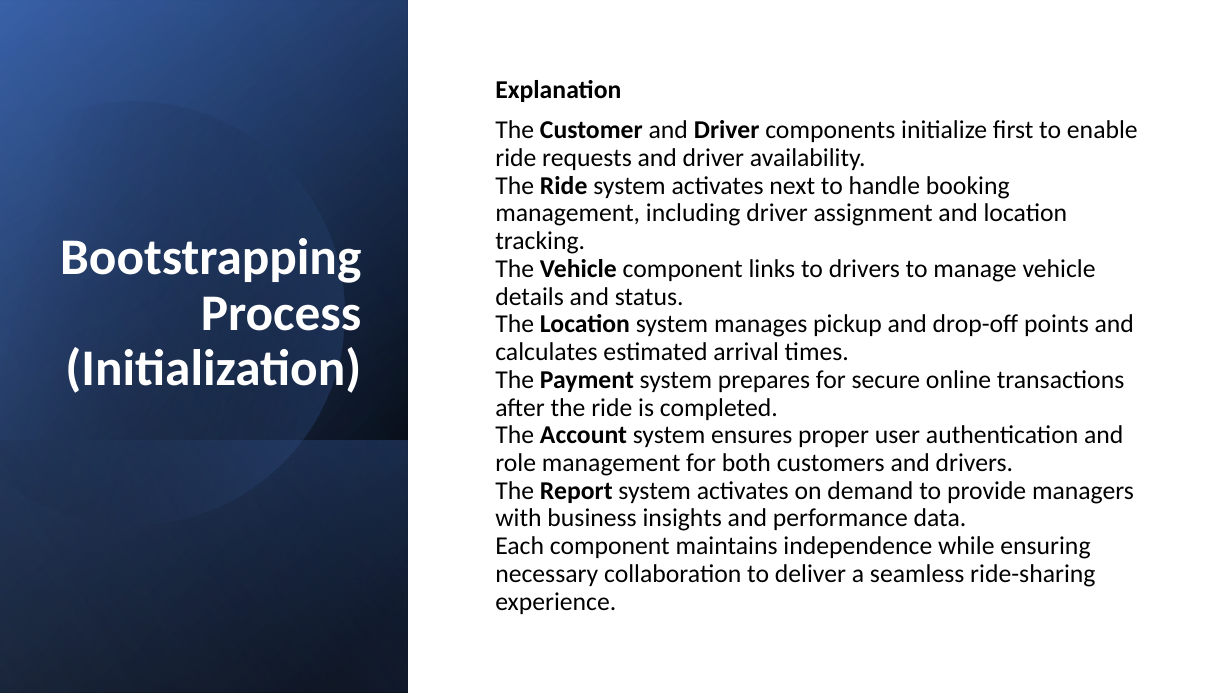
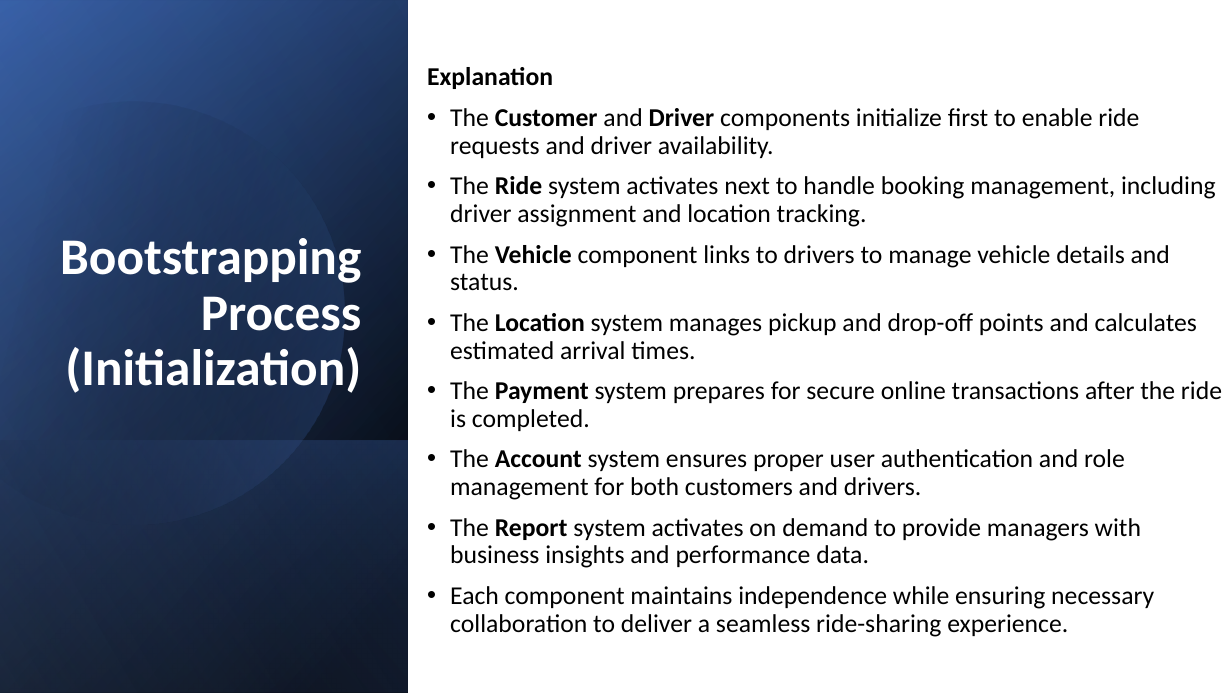
Before and after one commit to CheetoBuri/SE_SmartRide, a slide deck: slide 25 of 523K0010_523K0013.pptx. Drawn at 1232x693 pixels with LibreOffice and Linux fonts; fonts in the diff are those of the drawing. Boxes give left, top, right and bottom in pixels: in the first picture for what was removed or moved away, otherwise in the second. Text is boxed around its words. In the diff, an @@ line names an element or a change of style, - is before the commit and + after.

Commit message:
update pptx file

```diff
--- a/523K0010_523K0013.pptx
+++ b/523K0010_523K0013.pptx
@@ text "Explanation" moved from (x1=495, y1=80, x2=1138, y2=614) to (x1=427, y1=67, x2=1222, y2=637) @@
@@ text at (x1=450, y1=108, x2=1222, y2=637): text changed @@
-The Customer and Driver components initialize first to enable ride requests and driver availability.
-The Ride system activates next to handle booking management, including driver assignment and location tracking.
-The Vehicle component links to drivers to manage vehicle details and status.
-The Location system manages pickup and drop-off points and calculates estimated arrival times.
-The Payment system prepares for secure online transactions after the ride is completed.
-The Account system ensures proper user authentication and role management for both customers and drivers.
-The Report system activates on demand to provide managers with business insights and performance data.
-Each component maintains independence while ensuring necessary collaboration to deliver a seamless ride-sharing experience.
+• The Customer and Driver components initialize first to enable ride requests and driver availability.
+• The Ride system activates next to handle booking management, including driver assignment and location tracking.
+• The Vehicle component links to drivers to manage vehicle details and status.
+• The Location system manages pickup and drop-off points and calculates estimated arrival times.
+• The Payment system prepares for secure online transactions after the ride is completed.
+• The Account system ensures proper user authentication and role management for both customers and drivers.
+• The Report system activates on demand to provide managers with business insights and performance data.
+• Each component maintains independence while ensuring necessary collaboration to deliver a seamless ride-sharing experience.
```
Also in this commit, not shown: 12 other slides changed.
